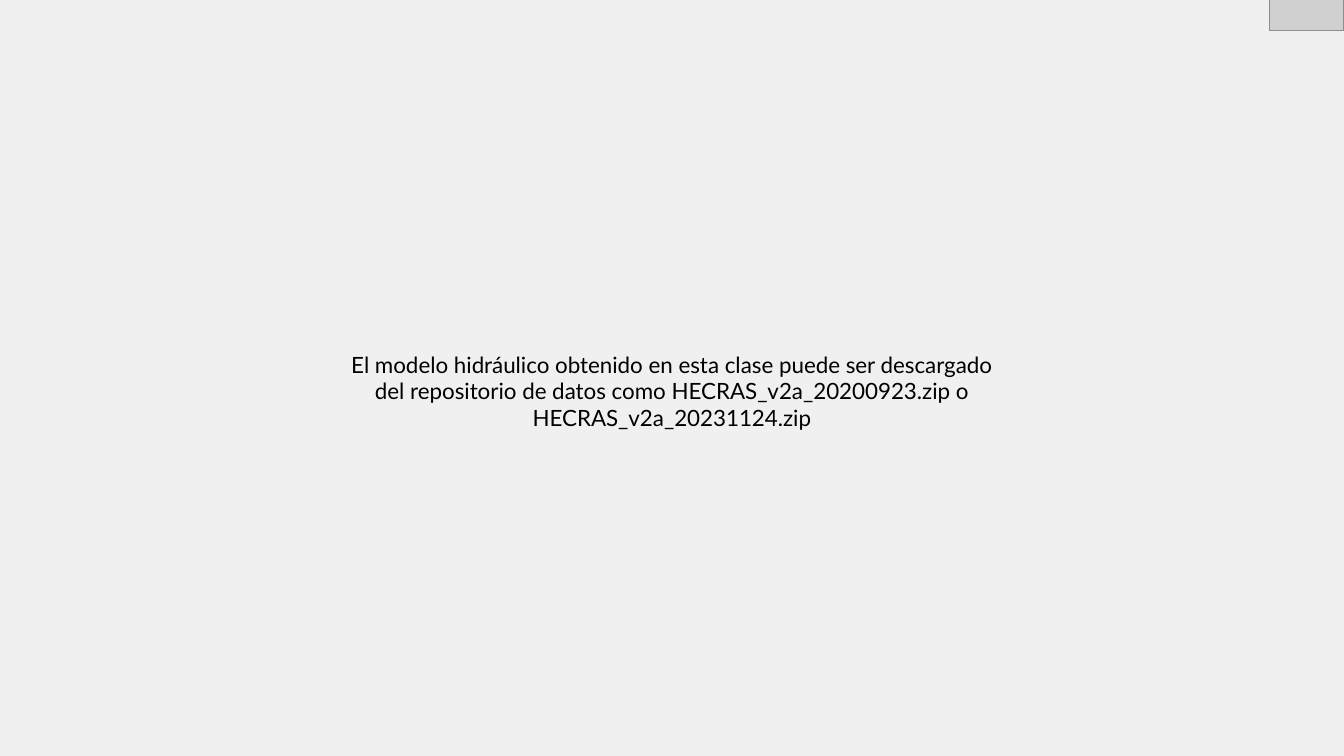
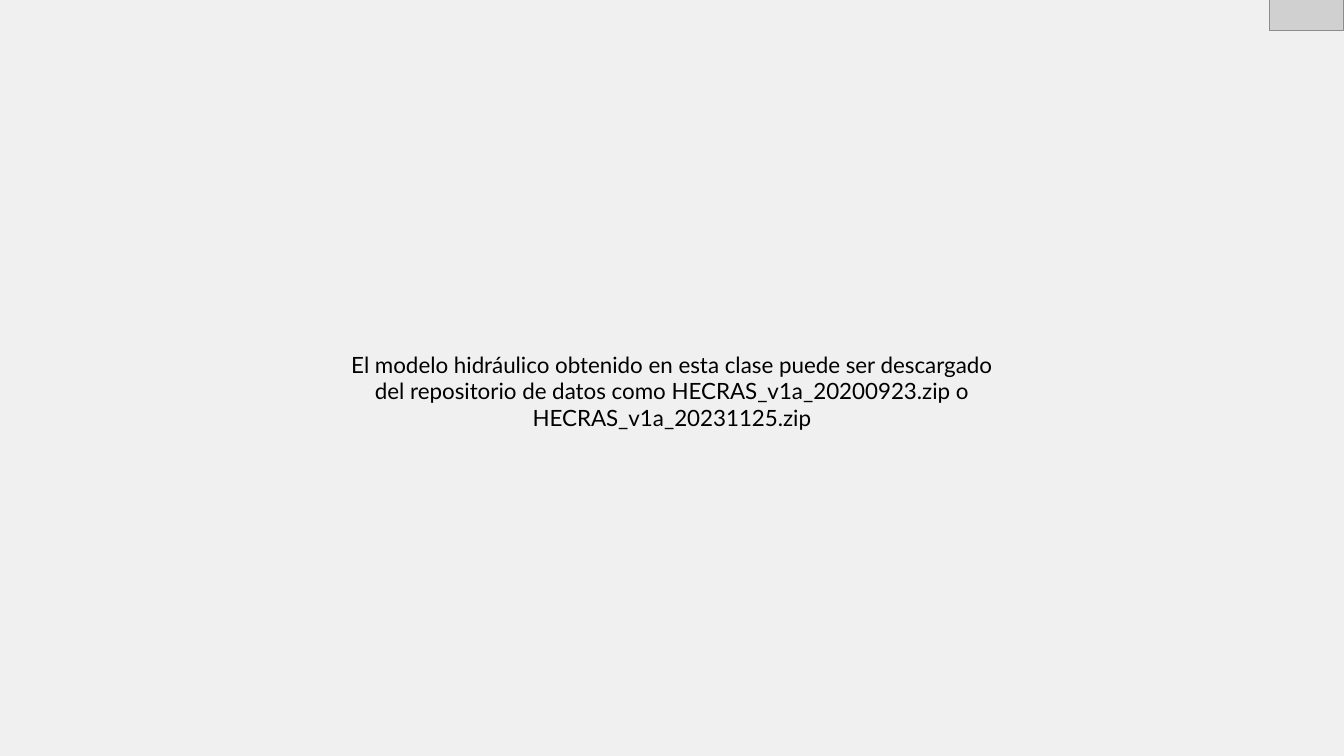
Before and after one commit to rcfdtools/R.HCMC, a slide deck: slide 40 of activity/M03A07/M03A07.pptx. Drawn at 1344x756 pixels with LibreOffice and Linux fonts; fonts in the diff are those of the drawing; grey boxes stand for pictures. Boxes give left, top, right and bottom in pixels: in the first picture for what was removed or moved away, otherwise in the second. Text is boxed around its words. In the diff, an @@ line names an element or a change of style, - is before the commit and + after.

```diff
--- a/activity/M03A07/M03A07.pptx
+++ b/activity/M03A07/M03A07.pptx
@@ text at [351, 356, 992, 430]: text changed @@
-El modelo hidráulico obtenido en esta clase puede ser descargado del repositorio de datos como HECRAS_v2a_20200923.zip o HECRAS_v2a_20231124.zip
+El modelo hidráulico obtenido en esta clase puede ser descargado del repositorio de datos como HECRAS_v1a_20200923.zip o HECRAS_v1a_20231125.zip
```
Also in this commit, not shown: 3 other slides changed, 11 other files.
